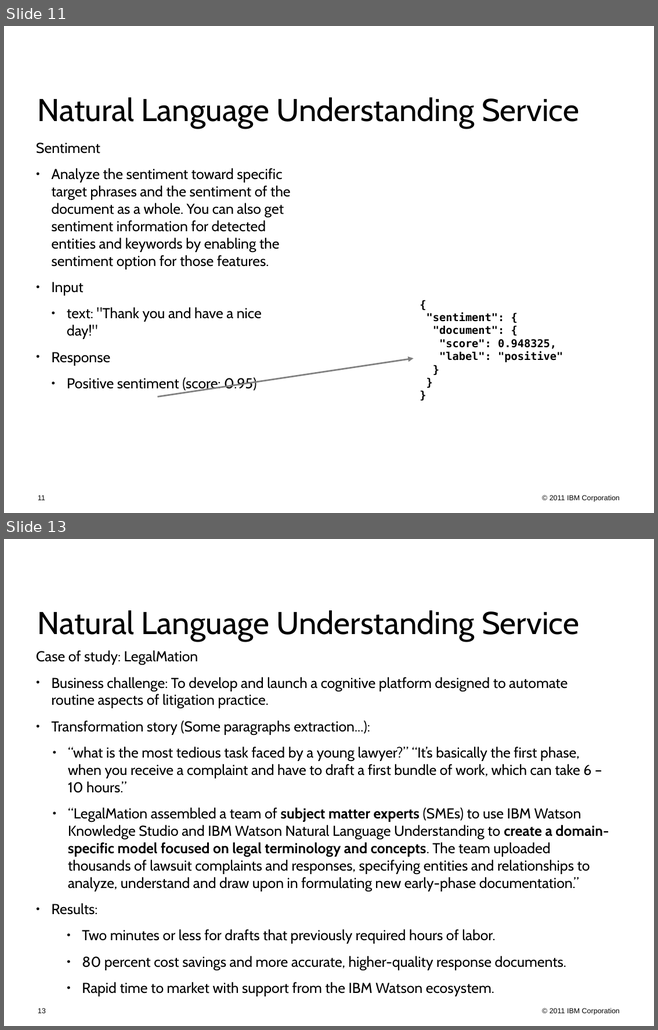
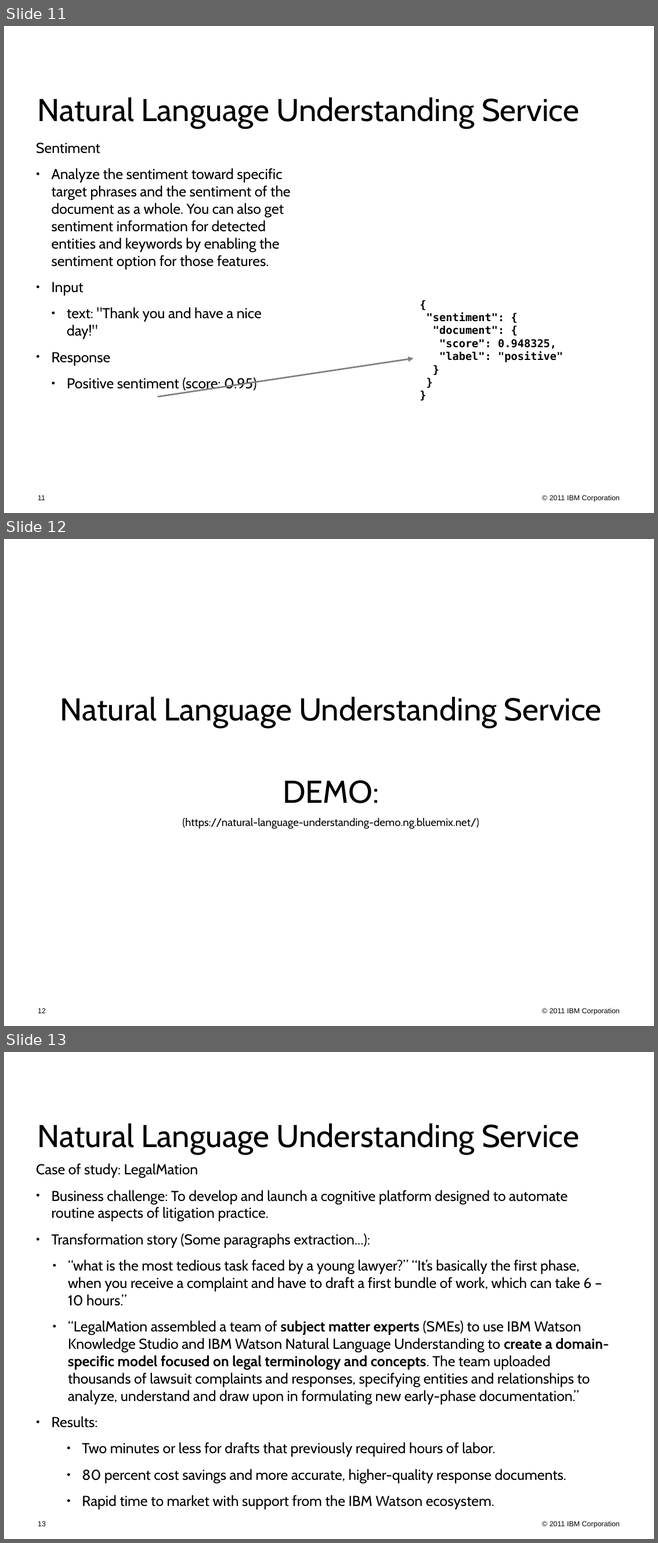
Before and after one commit to ezamorad/WatsonCloudAPIWorkshop, a slide deck: 07-NaturalLanguageUnderstanding/09-NaturalLanguageUnderstanding.odp. Shown one above the other, each under a label of ours: slides 11 and 13 before the commit, slides 11, 12 and 13 after it; the slides between them are not shown. The pictures are 658x1030 and 658x1543 pixels, drawn with LibreOffice and Linux fonts; fonts in the diff are those of the drawing; background and template pictures are left out. Boxes give left, top, right and bottom in pixels: in the first picture for what was removed or moved away, otherwise in the second. Text is boxed around its words. In the diff, an @@ line names an element or a change of style, - is before the commit and + after.

```diff
--- a/07-NaturalLanguageUnderstanding/09-NaturalLanguageUnderstanding.odp
+++ b/07-NaturalLanguageUnderstanding/09-NaturalLanguageUnderstanding.odp
@@ slide 12 added at bbox=[4, 539, 654, 1026], background picture (left out); not listed: 1 template element that a slide beside it also shows @@
@@ subtitle added at bbox=[60, 697, 601, 829], 12 pt, text #000000 @@
+Natural Language Understanding Service
+DEMO:
+(https://natural-language-understanding-demo.ng.bluemix.net/)
@@ page number added at bbox=[38, 1008, 46, 1013], 8 pt, text #000000 @@
+12
```
Also in this commit, not shown: 1 slide removed, 1 other file.
